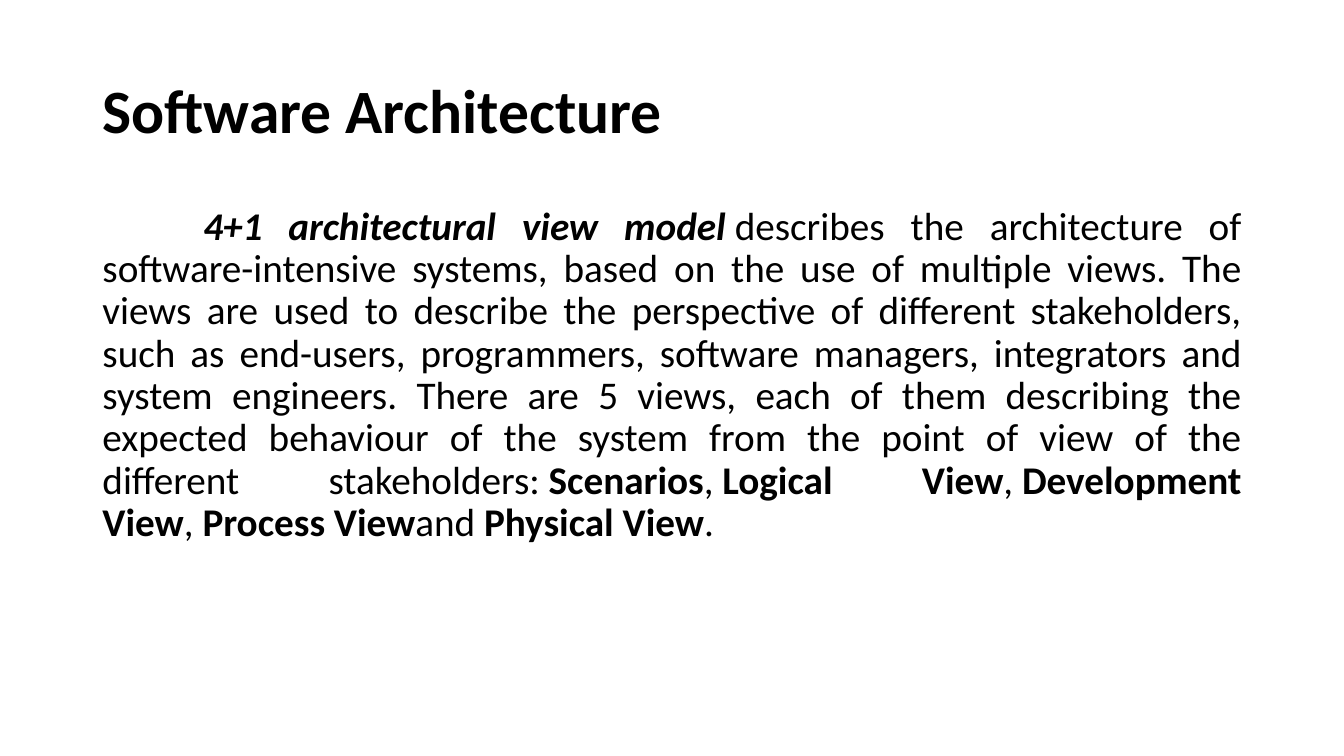
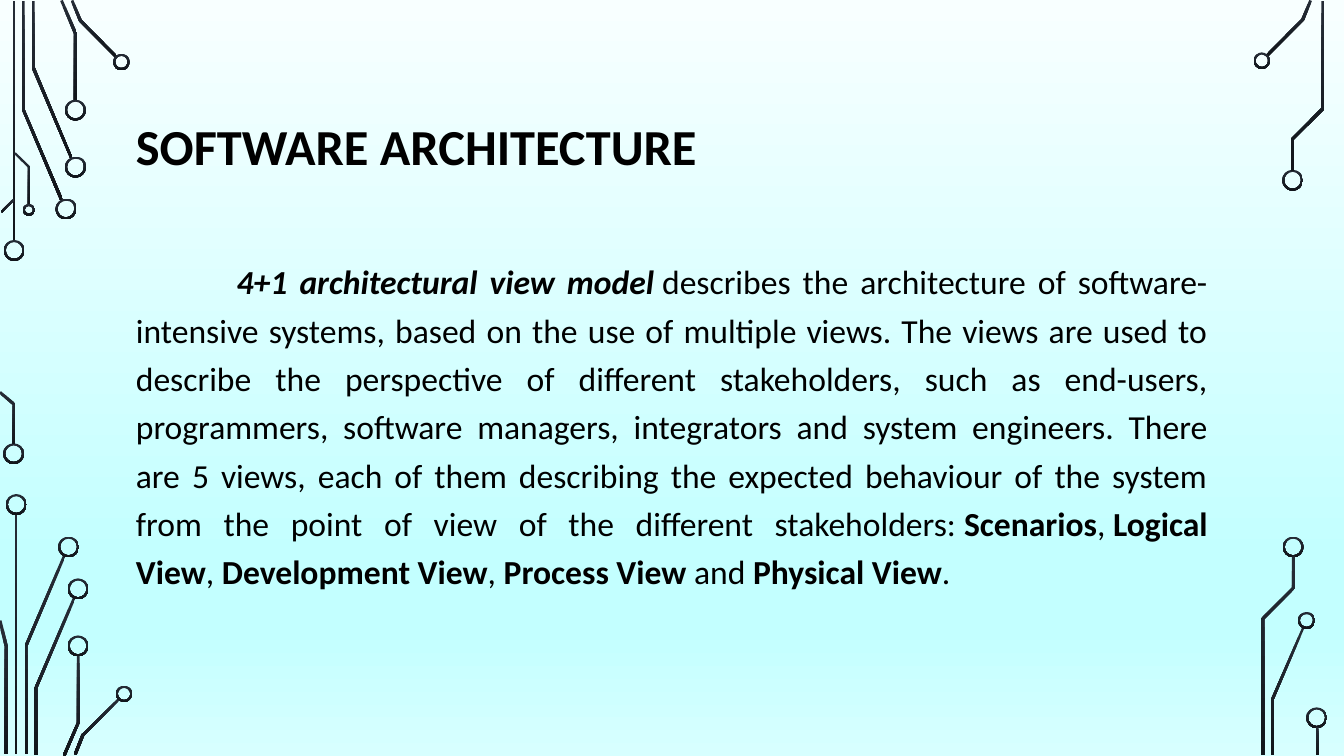
Before and after one commit to dianamoreira/thefuck, a slide deck: slide 4 of ArchSW-docs/The Fuck.pptx. Drawn at 1344x756 pixels with LibreOffice and Linux fonts; fonts in the diff are those of the drawing; background and template pictures are left out. Boxes give left, top, right and bottom in pixels: in the first picture for what was removed or moved away, otherwise in the second. Text is boxed around its words. In the diff, an @@ line names an element or a change of style, - is before the commit and + after.

```diff
--- a/ArchSW-docs/The Fuck.pptx
+++ b/ArchSW-docs/The Fuck.pptx
@@ background #FFFFFF to picture (left out) @@
@@ title at [136,132,697,166]: text changed; size 44 to 36 pt @@
-Software Architecture
+SOFTWARE ARCHITECTURE
@@ text at [136,270,1208,590]: text changed; size 28 to 24 pt @@
-4+1 architectural view model describes the architecture of software-intensive systems, based on the use of multiple views. The views are used to describe the perspective of different stakeholders, such as end-users, programmers, software managers, integrators and system engineers. There are 5 views, each of them describing the expected behaviour of the system from the point of view of the different stakeholders: Scenarios, Logical View, Development View, Process Viewand Physical View.
+4+1 architectural view model describes the architecture of software-intensive systems, based on the use of multiple views. The views are used to describe the perspective of different stakeholders, such as end-users, programmers, software managers, integrators and system engineers. There are 5 views, each of them describing the expected behaviour of the system from the point of view of the different stakeholders: Scenarios, Logical View, Development View, Process View and Physical View.
@@ group added at [0,0,1328,756]: 33 freeform shapes, 3 rectangles @@
```
Also in this commit, not shown: 10 other slides changed, 10 slides added, 6 slides removed, 1 other file.
